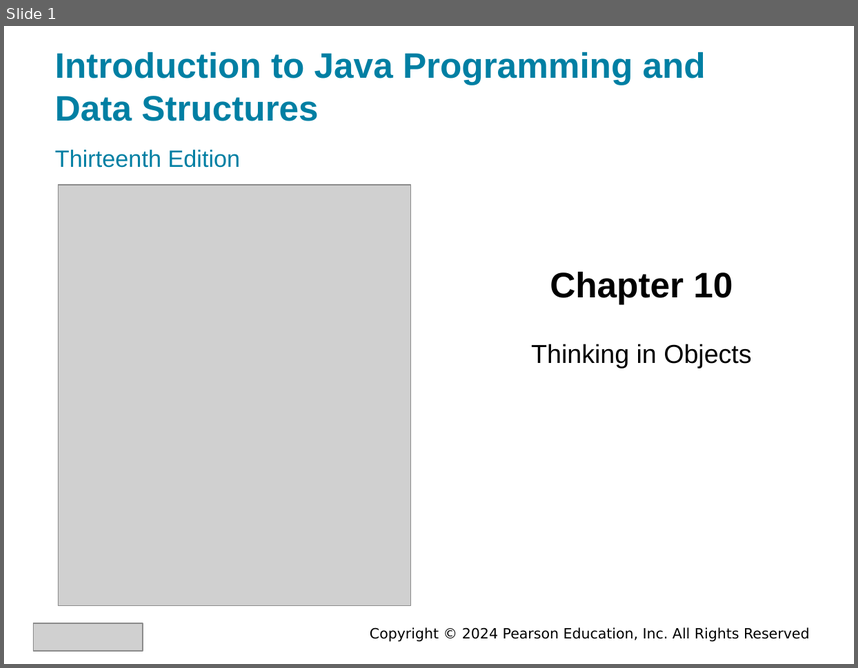
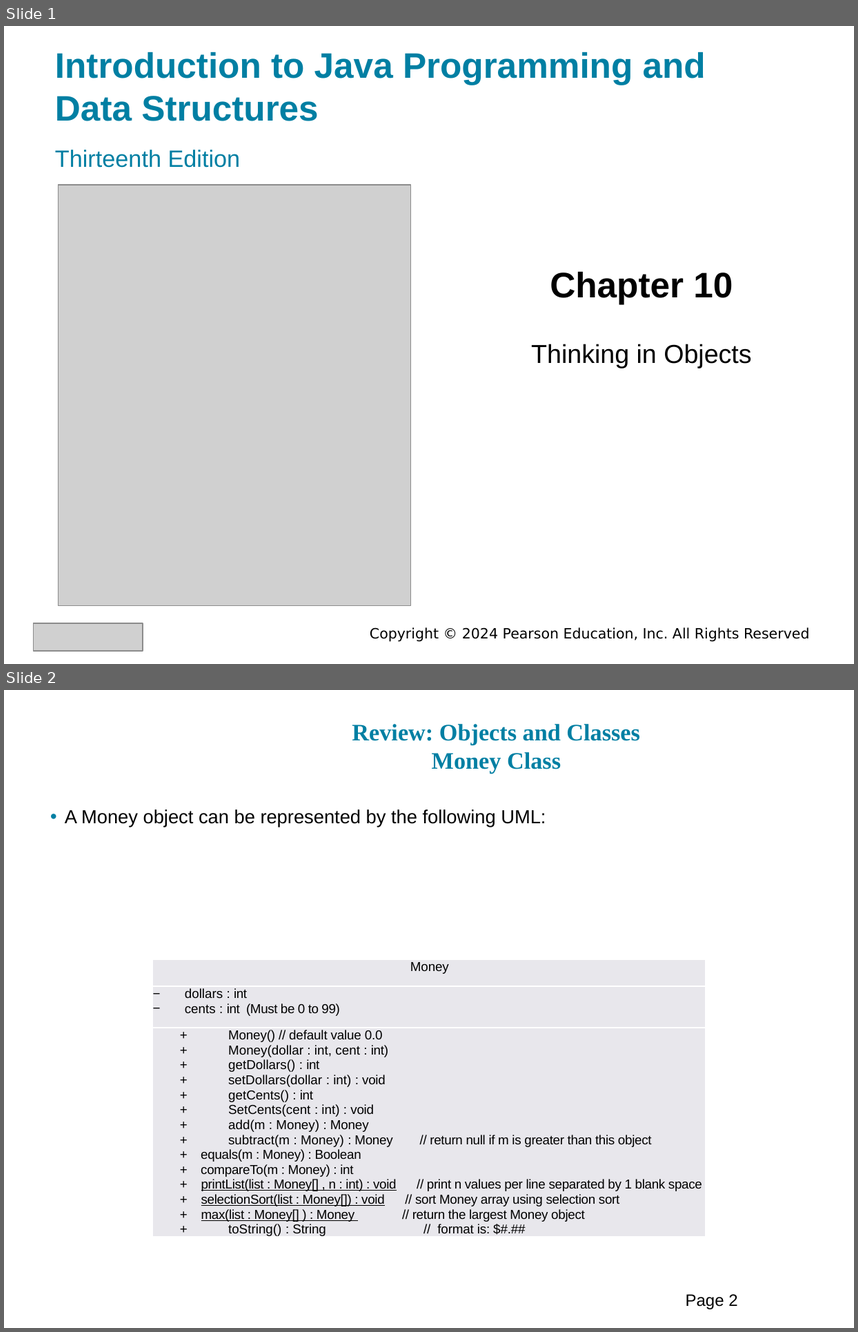
Before and after one commit to bzartoshty/bzartoshty.github.io, a slide deck: COMP110/Lectures/Chapter10/Chapter10.pptx. Shown one above the other, each under a label of ours: slide 1 before the commit, slides 1 and 2 after it. The pictures are 858x668 and 858x1332 pixels, drawn with LibreOffice and Linux fonts; fonts in the diff are those of the drawing; grey boxes stand for pictures. Boxes give left, top, right and bottom in pixels: in the first picture for what was removed or moved away, otherwise in the second. Text is boxed around its words. In the diff, an @@ line names an element or a change of style, - is before the commit and + after.

```diff
--- a/COMP110/Lectures/Chapter10/Chapter10.pptx
+++ b/COMP110/Lectures/Chapter10/Chapter10.pptx
@@ slide 2 added at (4,690,854,1328), background #FFFFFF @@
@@ title added at (352,724,640,773), 20 pt, text #007FA3, bold @@
+Review: Objects and Classes
+Money Class
@@ text added at (65,809,546,827), 16 pt, text #000000 @@
+• A Money object can be represented by the following UML:
@@ table added at (153,960,705,1243), 3 rows, 1 columns @@
+Money
+dollars : int / cents : int (Must be 0 to 99)
++ Money() // default value 0.0 / + Money(dollar : int, cent : int) / + getDollars() : int / + setDollars(dollar : int) : void / + getCents() : int / + SetCents(cent : int) : void / + add(m : Money) : Money / + subtract(m : Money) : Money // return null if m is greater than this object / + equals(m : Money) : Boolean / + compareTo(m : Money) : int / + printList(list : Money[] , n : int) : void // print n values per line separated by 1 blank space / + selectionSort(list : Money[]) : void // sort Money array using selection sort / + max(list : Money[] ) : Money // return the largest Money object + toString() : String // format is: $#.##
@@ page number added at (686,1294,737,1309), 14 pt, text #000000 @@
+Page 2
```
Also in this commit, not shown: 3 slides changed, 2 other slides added, 21 slides removed, 1 other file.
